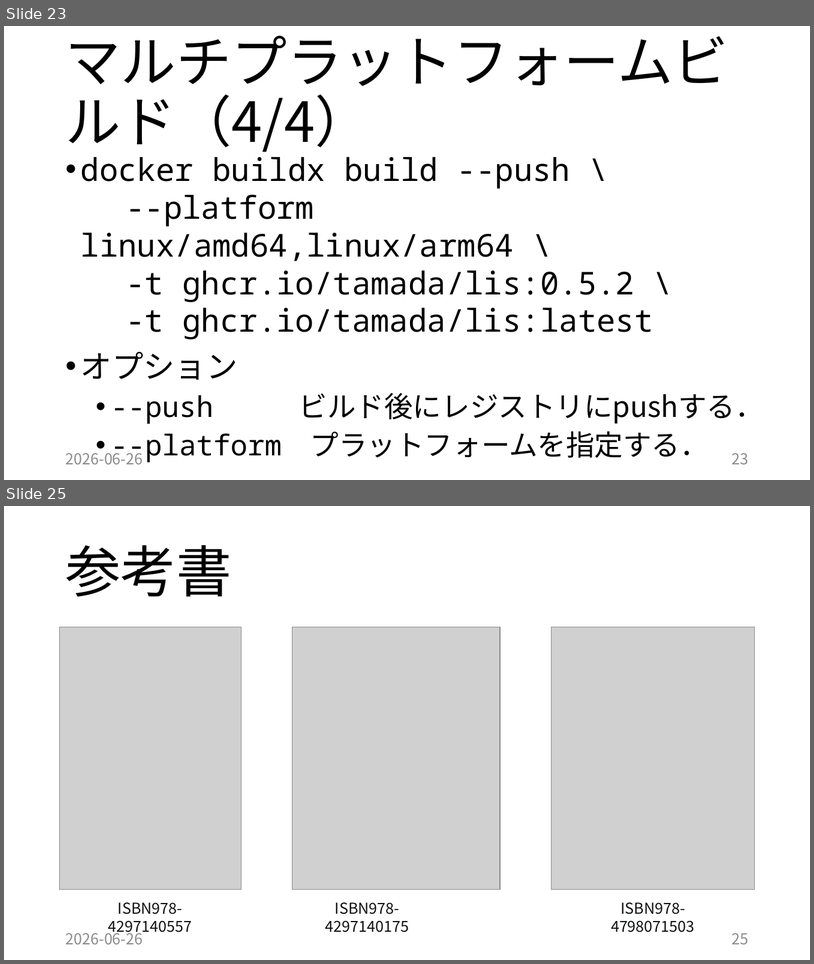
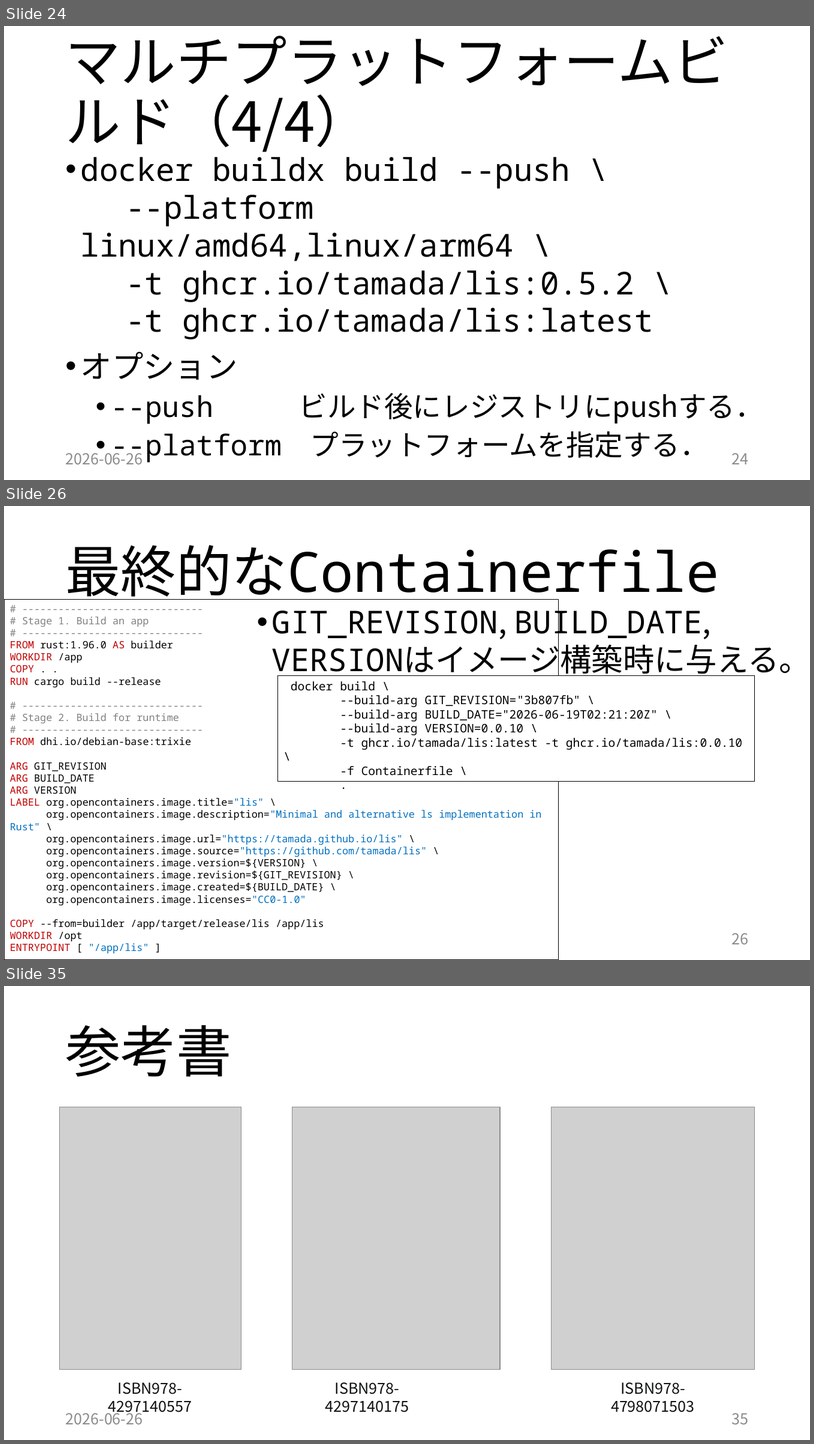
Before and after one commit to tamada/2026empirical, a slide deck: 20260626.pptx. Shown one above the other, each under a label of ours: slides 23 and 25 before the commit, slides 24, 26 and 35 after it; the slides between them are not shown. The pictures are 814x964 and 814x1444 pixels, drawn with LibreOffice and Linux fonts; fonts in the diff are those of the drawing; grey boxes stand for pictures. Boxes give left, top, right and bottom in pixels: in the first picture for what was removed or moved away, otherwise in the second. Text is boxed around its words. In the diff, an @@ line names an element or a change of style, - is before the commit and + after.

```diff
--- a/20260626.pptx
+++ b/20260626.pptx
@@ slide 26 added at bbox=[4, 506, 810, 960], background #FFFFFF @@
@@ title added at bbox=[65, 545, 719, 606], 66 pt, text #000000 @@
+最終的なContainerfile
@@ rectangle added at bbox=[4, 599, 559, 960], fill #FFFFFF, outline #000000 1 pt, 12 pt, text #000000 @@
+# ------------------------------
+# Stage 1. Build an app
+# ------------------------------
+FROM rust:1.96.0 AS builder
+WORKDIR /app
+COPY . .
+RUN cargo build --release
+# ------------------------------
+# Stage 2. Build for runtime
+# ------------------------------
+FROM dhi.io/debian-base:trixie
+ARG GIT_REVISION
+ARG BUILD_DATE
+ARG VERSION
+LABEL org.opencontainers.image.title="lis" \
+org.opencontainers.image.description="Minimal and alternative ls implementation in Rust" \
+org.opencontainers.image.url="https://tamada.github.io/lis" \
+org.opencontainers.image.source="https://github.com/tamada/lis" \
+org.opencontainers.image.version=${VERSION} \
+org.opencontainers.image.revision=${GIT_REVISION} \
+org.opencontainers.image.created=${BUILD_DATE} \
+org.opencontainers.image.licenses="CC0-1.0"
+COPY --from=builder /app/target/release/lis /app/lis
+WORKDIR /opt
+ENTRYPOINT [ "/app/lis" ]
@@ text added at bbox=[272, 604, 810, 679], 37.4 pt, text #000000 @@
+• GIT_REVISION, BUILD_DATE, VERSIONはイメージ構築時に与える。
@@ rectangle added at bbox=[278, 675, 755, 781], fill #FFFFFF, outline #000000 0.75 pt, 14 pt, text #000000 @@
+docker build \
+--build-arg GIT_REVISION="3b807fb" \
+--build-arg BUILD_DATE="2026-06-19T02:21:20Z" \
+--build-arg VERSION=0.0.10 \
+-t ghcr.io/tamada/lis:latest -t ghcr.io/tamada/lis:0.0.10 \
+-f Containerfile \
+.
@@ page number added at bbox=[732, 933, 749, 944], 18 pt, text #8C8C8C @@
+26
@@ what was slide 23 is now slide 24 @@
@@ page number at bbox=[732, 453, 749, 464]: text changed @@
-23
+24
@@ what was slide 25 is now slide 35 @@
@@ page number at bbox=[732, 1413, 749, 1424]: text changed @@
-25
+35
```
Also in this commit, not shown: 3 slides changed, 10 other slides added, 1 slide removed, 16 other files.
